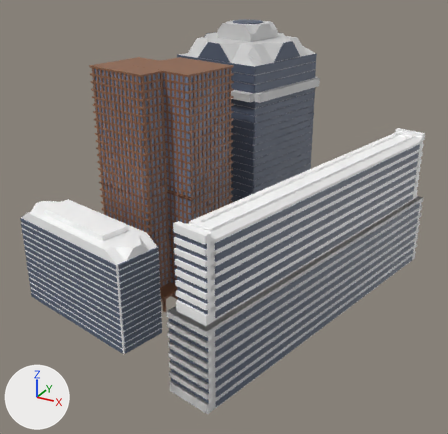
The Blender file build2.blend as it was, and as the next commit left it.
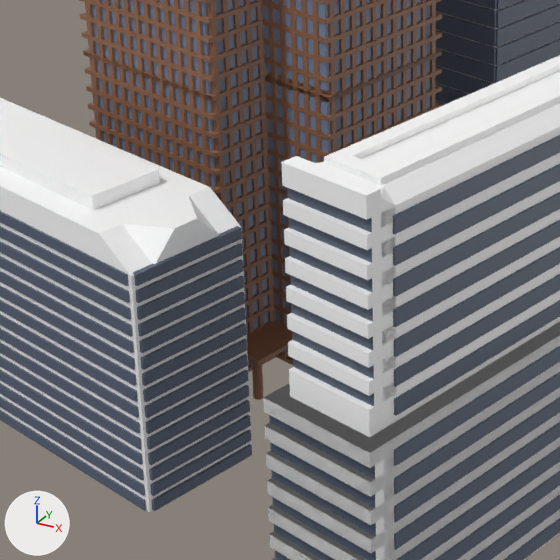
The first picture shows the older version from a 50 mm lens placed at (12.12, -23.88, 13.11), pointed at (1.32, -4.25, 3.3). The close-ups show both versions on the part from 15% to 62% of the width and 38% to 86% of the height of that picture; other places that the commit changed are outside them. The lights are fixed; the arrows at lower left show +X, +Y and +Z.

Names of what the first close-up shows: '立方体.001', '立方体.003', '立方体.007', '立方体.008', '立方体.010', '立方体.011', '立方体.012', '立方体.013'.
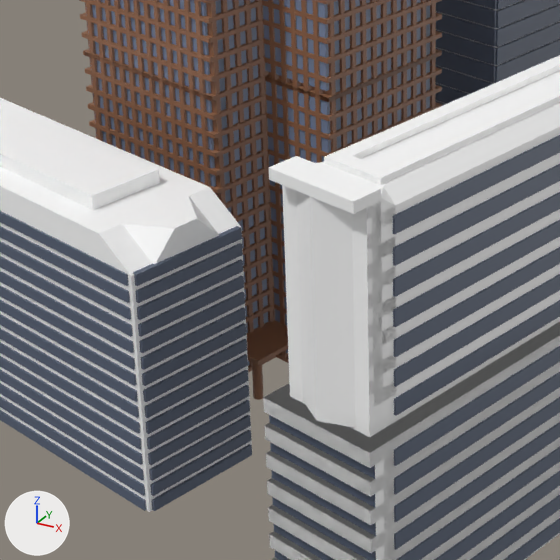
Scene script edits in JSON lines:
```json
{"block": "me_立方体_014", "where": "# used by ob_立方体_013; location = (5.23, -4.13, 1.5); rotation_euler = (0.0, 0.0, -0.227), in degrees (0, 0, -13); scale = (1.02, 1.3, 1.0)"}
{"op": "remove", "block": "me_立方体_014", "code": "me_立方体_014.from_pydata(...)  # 11068 vertices, 11120 faces; spans x -0.83..0.83, y -5.29..5.29, z -1.49..4.39"}
{"op": "add", "block": "me_立方体_014", "code": "me_立方体_014.from_pydata(...)  # 10746 vertices, 10686 faces, 1 loose edge; spans x -0.83..0.83, y -5.29..5.31, z -1.49..4.39"}
{"block": "me_立方体_014", "change": "me_立方体_014 part 1: 14 vertices moved from x -0.2..0.2, y -5.13..-4.96, z 1.84..4.29 to x -0.4..0.4, y -5.27..-5.13, z 4.25..4.39; 196 vertices removed from x -0.4..0.4, y -5.13..-4.96, z 1.84..4.29; 45 vertices added at x -0.61..0.61, y -5.27..-4.96, z 1.49..4.39"}
```

Boxes (x1, y1, x2, y2) around the edits, measured in the close-ups (560 x 560 px):
```json
{"part": 1, "of": "me_立方体_014", "change": "cut back", "before": [281, 162, 374, 410], "after": [269, 156, 383, 437]}
```
